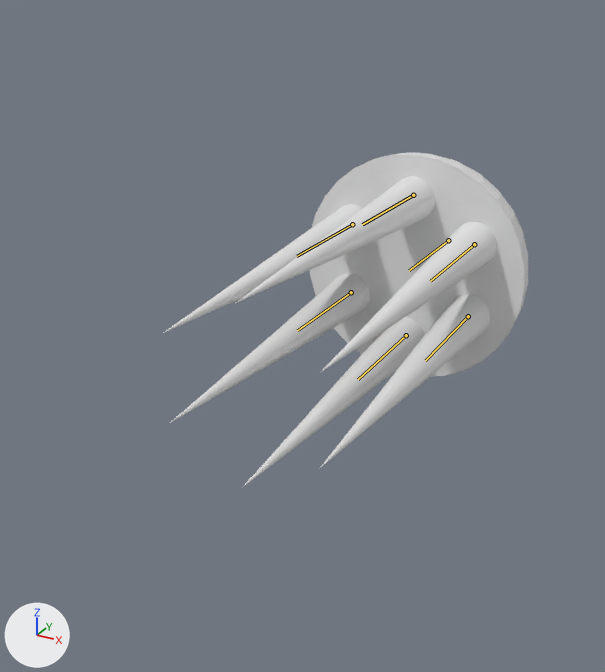
What one commit did to the Blender file Enemies/ClarityJellyfish.blend.
The view is the same before and after, from a 50 mm lens placed at (2.51, -6.49, 2.4), pointed at (-0.39, -1.21, -0.24). Lighting does not change. The marker at lower left points along +X, +Y and +Z. The older version comes first. The bones that bend it are drawn over the model as lines.
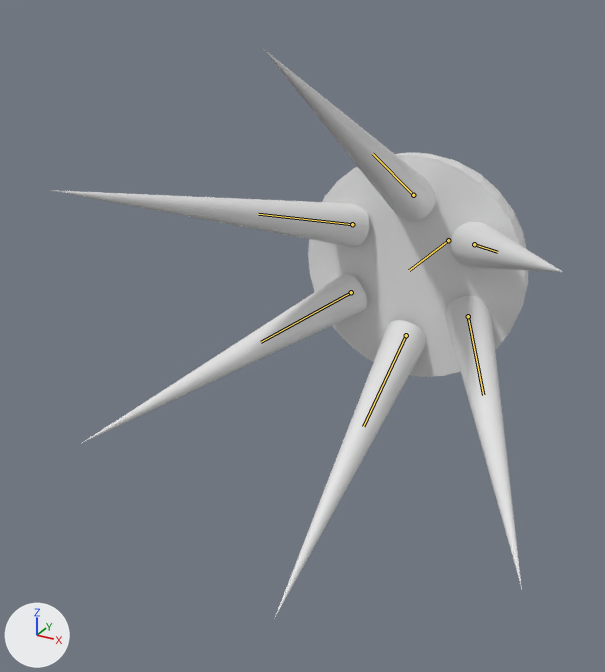
Commit message: Jellyfish Orbit Anim Loops

The newer file adds an action. The first version stands in its rest pose; the second is drawn at frame 0 of the action 'Orbit_loop'.

Location of each change, (x1, y1, x2, y2) in pixels of the pictures (605 x 672 px):
'Cube.003', posed (55% narrower, 67% taller): before (319, 295, 490, 469); after (445, 296, 522, 588)
'Cube.004', posed (16% narrower, 75% taller): before (243, 317, 425, 487); after (274, 320, 426, 619)
'Cube.001', posed (14% narrower, 35% taller): before (236, 176, 435, 303); after (264, 50, 435, 222)
'Cube.006', posed (60% wider, 55% shorter): before (163, 204, 362, 333); after (50, 190, 369, 247)
'Cube.005', posed (42% wider, 14% taller): before (170, 274, 370, 423); after (82, 273, 367, 443)
'Cube.002', posed (37% narrower, 66% shorter): before (321, 222, 497, 372); after (451, 222, 562, 272)
bone 'Bone', root to tip: before (413, 195) to (362, 224); after (413, 195) to (372, 153)
bone 'Bone.001', root to tip: before (474, 244) to (430, 281); after (474, 244) to (497, 252)
bone 'Bone.002', root to tip: before (468, 316) to (425, 360); after (468, 316) to (483, 395)
bone 'Bone.003', root to tip: before (406, 335) to (358, 379); after (406, 335) to (363, 426)
bone 'Bone.004', root to tip: before (352, 224) to (297, 256); after (352, 224) to (258, 214)
bone 'Bone.005', root to tip: before (351, 292) to (297, 330); after (351, 292) to (261, 342)

The change in detail:
Bone 'Bone' (bone_bone) turns from (0, 0, 0) to (-30, 0, 0) degrees about its own x, y and z.
Bone 'Bone.001' (bone_bone_001) turns from (0, 0, 0) to (-15, -3, -26) degrees about its own x, y and z.
Bone 'Bone.002' (bone_bone_002) turns from (0, 0, 0) to (15, 3, -26) degrees about its own x, y and z.
Bone 'Bone.003' (bone_bone_003) turns from (0, 0, 0) to (30, 0, 0) degrees about its own x, y and z.
Bone 'Bone.004' (bone_bone_004) turns from (0, 0, 0) to (-15, 3, 26) degrees about its own x, y and z.
Bone 'Bone.005' (bone_bone_005) turns from (0, 0, 0) to (15, -3, 26) degrees about its own x, y and z.
